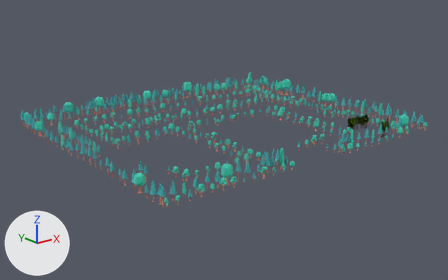
The glTF model assets/models/ov-trees.glb: old version first, new version second.
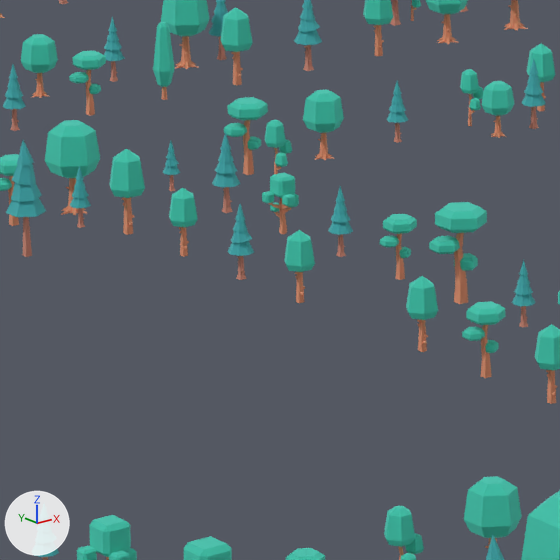
Each version appears first whole from a camera (50 mm lens) standing at (-291.2, -364.4, 136.8) and looking at (-0.7, -1.4, -8.4), and next in a close-up on the part from 37% to 50% of the width and 39% to 61% of the height. Arrows for +X, +Y and +Z are at lower left; the lights stay in place. The last two pictures show the newer version.

The first close-up shows 'Tree_067_tree_thin', 'Tree_068_tree_oak', 'Tree_082_tree_detailed', 'Tree_163_tree_pineTallC', 'Tree_228_tree_plateau', 'Tree_229_tree_oak', 'Tree_271_tree_oak', 'Tree_285_tree_plateau', 'Tree_286_tree_default', 'Tree_287_tree_default', 'Tree_288_tree_pineDefaultB', 'Tree_289_tree_default', 'Tree_290_tree_default', 'Tree_291_tree_oak', 'Tree_298_tree_plateau', 'Tree_340_tree_oak' and 32 more.
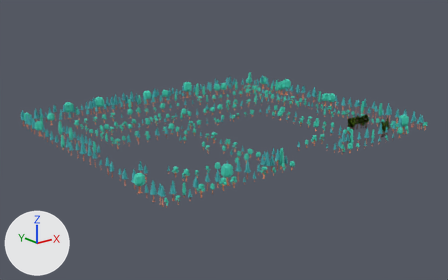
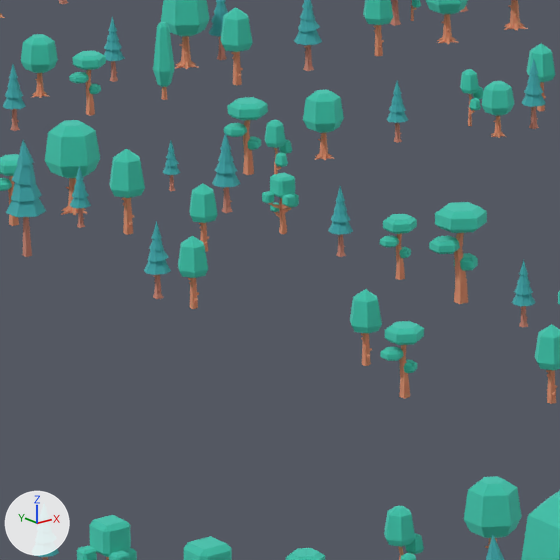
Where the change shows, as pixel boxes [x1, y1, x2, y2] in the close-ups (560 x 560 px):
'Tree_285_tree_plateau', moved: before [462, 302, 505, 378]; after [380, 321, 424, 398]
'Tree_286_tree_default', moved: before [406, 276, 438, 352]; after [350, 289, 382, 366]
'Tree_287_tree_default', moved: before [284, 230, 315, 303]; after [178, 236, 208, 309]
'Tree_289_tree_default', moved: before [169, 188, 198, 257]; after [189, 183, 218, 252]
'Tree_288_tree_pineDefaultB', moved: before [227, 204, 254, 280]; after [144, 221, 171, 299]

Edits to the bpy script that builds the scene:
```text
Change ob_tree_285_tree_plateau:
    ob_tree_285_tree_plateau.location: (-38.0, -40.0, 0.0) -> (-45.8, -40.0, 0.0)
Change ob_tree_286_tree_default:
    ob_tree_286_tree_default.location: (-38.0, -32.0, 0.0) -> (-43.44, -32.0, 0.0)
Change ob_tree_287_tree_default:
    ob_tree_287_tree_default.location: (-38.0, -16.0, 0.0) -> (-45.5, -12.0, 0.0)
Change ob_tree_288_tree_pinedefaultb:
    ob_tree_288_tree_pinedefaultb.location: (-38.0, -8.0, 0.0) -> (-46.16, -8.0, 0.0)
Change ob_tree_289_tree_default:
    ob_tree_289_tree_default.location: (-38.0, 0.0, 0.0) -> (-36.0, 0.0, 0.0)
```
